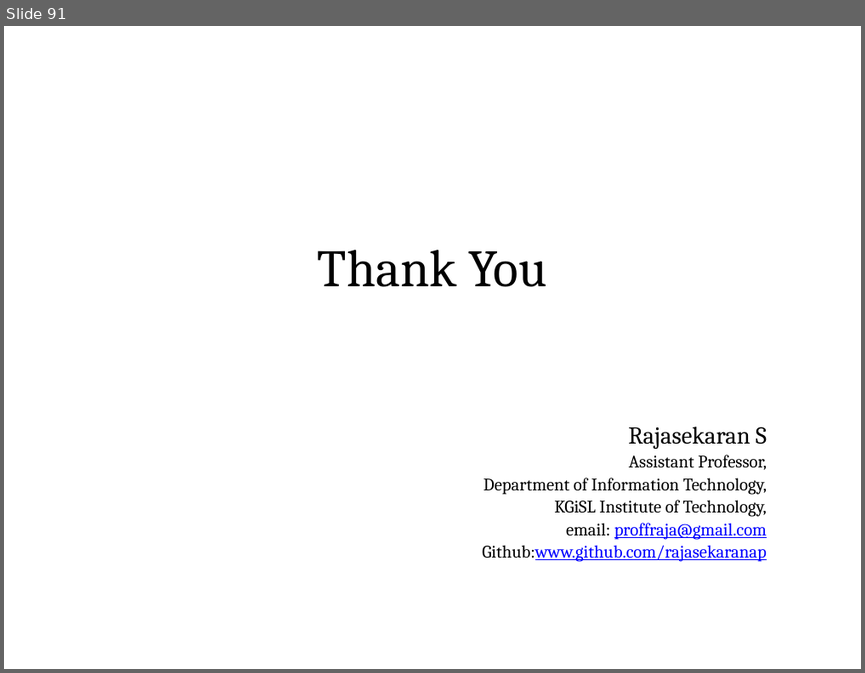
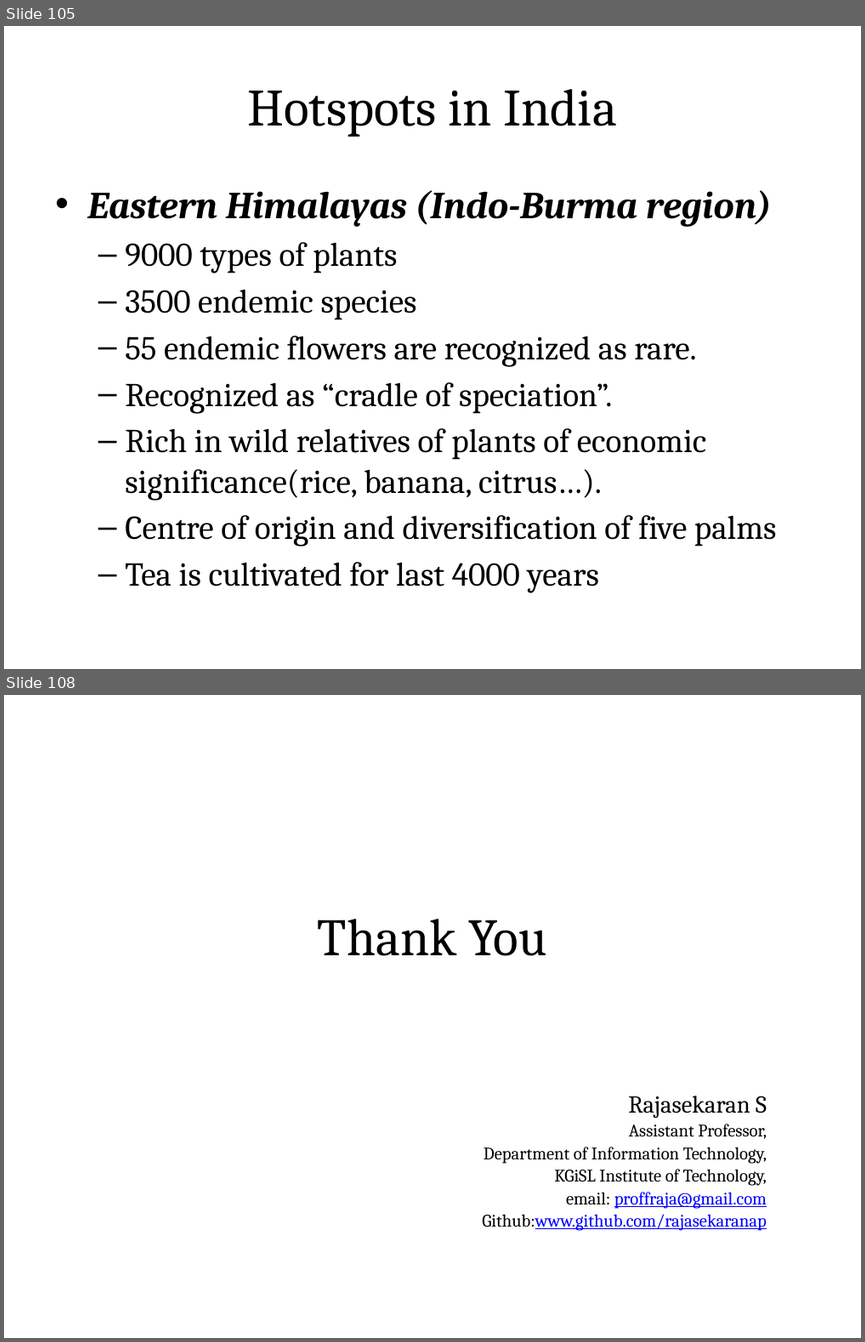
Before and after one commit to rajasekaran36/GE8291-Environmental-Science-and-Engineering, a slide deck: Slides/GE8291-U1.pptx. Shown one above the other, each under a label of ours: slide 91 before the commit, slides 105 and 108 after it; the slides between them are not shown. The pictures are 865x673 and 865x1342 pixels, drawn with LibreOffice and Linux fonts; fonts in the diff are those of the drawing. Boxes give left, top, right and bottom in pixels: in the first picture for what was removed or moved away, otherwise in the second. Text is boxed around its words. In the diff, an @@ line names an element or a change of style, - is before the commit and + after.

```diff
--- a/Slides/GE8291-U1.pptx
+++ b/Slides/GE8291-U1.pptx
@@ slide 105 added at [4, 26, 861, 669], background #FFFFFF @@
@@ title added at [46, 52, 818, 159], fill gradient #DAFDA7 to #E4FCC2 to #F5FFE7, outline #98B955 0.75 pt, 44 pt, text #000000 @@
+Hotspots in India
@@ text added at [87, 190, 777, 593], 28 pt, text #000000 @@
+• Eastern Himalayas (Indo-Burma region)
+  – 9000 types of plants
+  – 3500 endemic species
+  – 55 endemic flowers are recognized as rare.
+  – Recognized as “cradle of speciation”.
+  – Rich in wild relatives of plants of economic significance(rice, banana, citrus…).
+  – Centre of origin and diversification of five palms
+  – Tea is cultivated for last 4000 years
@@ what was slide 91 is now slide 108 @@
```
Also in this commit, not shown: 16 other slides added, 1 other file.
